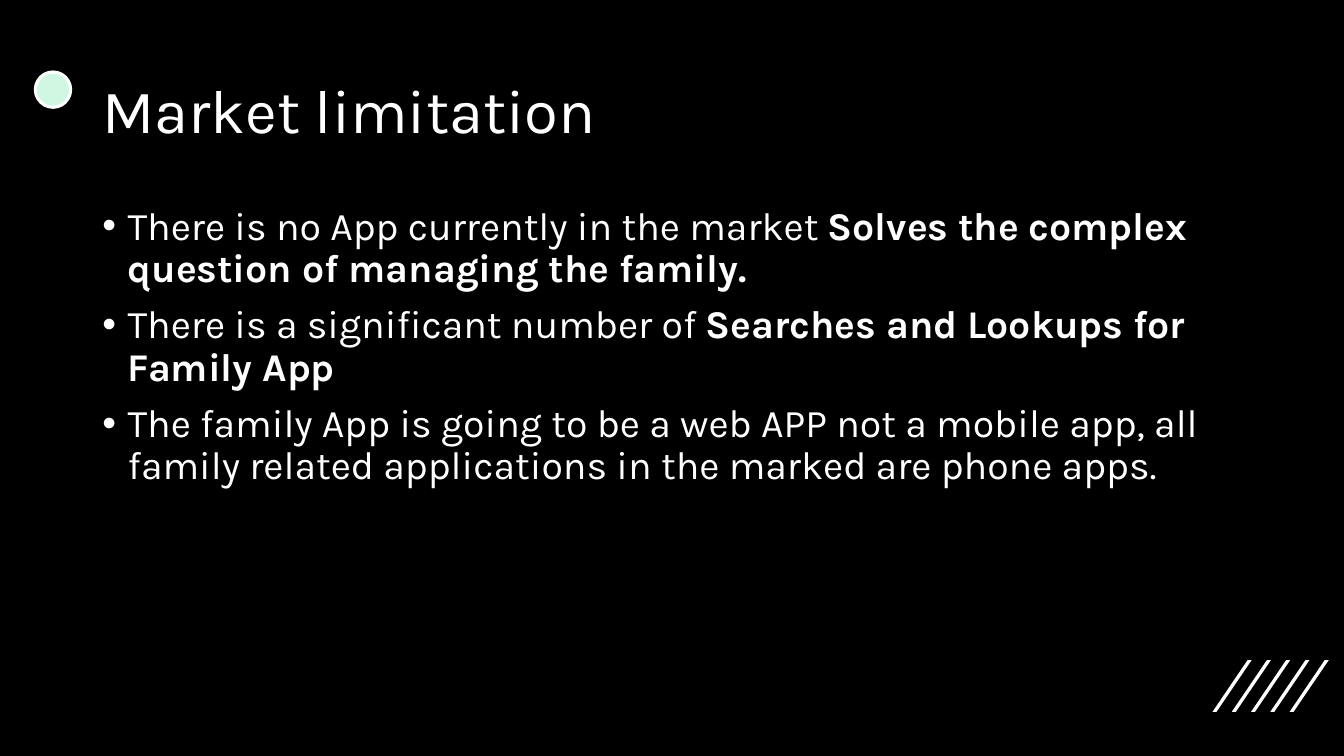
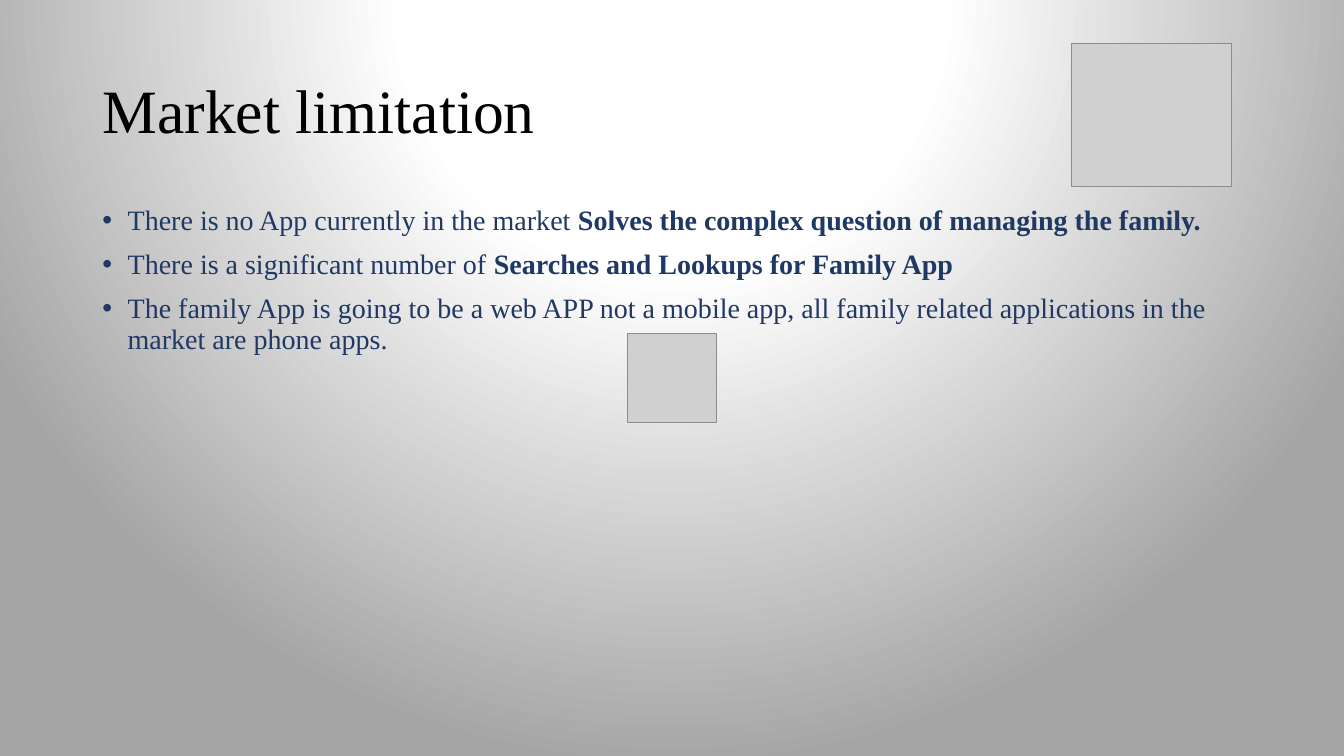
Before and after one commit to Khasaleh/family_app, a slide deck: slide 6 of Presentation1.pptx. Drawn at 1344x756 pixels with LibreOffice and Linux fonts; fonts in the diff are those of the drawing; grey boxes stand for pictures. Boxes give left, top, right and bottom in pixels: in the first picture for what was removed or moved away, otherwise in the second. Text is boxed around its words. In the diff, an @@ line names an element or a change of style, - is before the commit and + after.

```diff
--- a/Presentation1.pptx
+++ b/Presentation1.pptx
@@ background #000000 to gradient #FFFFFF to #A5A5A5 @@
@@ title "Market limitation" at [102,90,535,134]: font Karla to Times New Roman, text colour #FFFFFF to #000000 @@
@@ picture added at [1072,43,1232,187] @@
@@ ellipse removed at [35,72,71,107] @@
@@ text at [128,210,1201,280]: size 28 to 20 pt, font Karla to Times New Roman, text colour #FFFFFF to #203864 in "There is no App currently in the ...", "There is a significant number of Searches ..." @@
@@ text at [128,298,1205,354]: text changed; size 28 to 20 pt; font Karla to Times New Roman; text colour #FFFFFF to #203864 @@
-• The family App is going to be a web APP not a mobile app, all family related applications in the marked are phone apps.
+• The family App is going to be a web APP not a mobile app, all family related applications in the market are phone apps.
@@ picture added at [627,334,717,423] @@
@@ group removed at [1213,660,1329,712]: 5 freeform shapes @@
```
Also in this commit, not shown: 10 other slides changed, 1 slide added, 1 other file.
